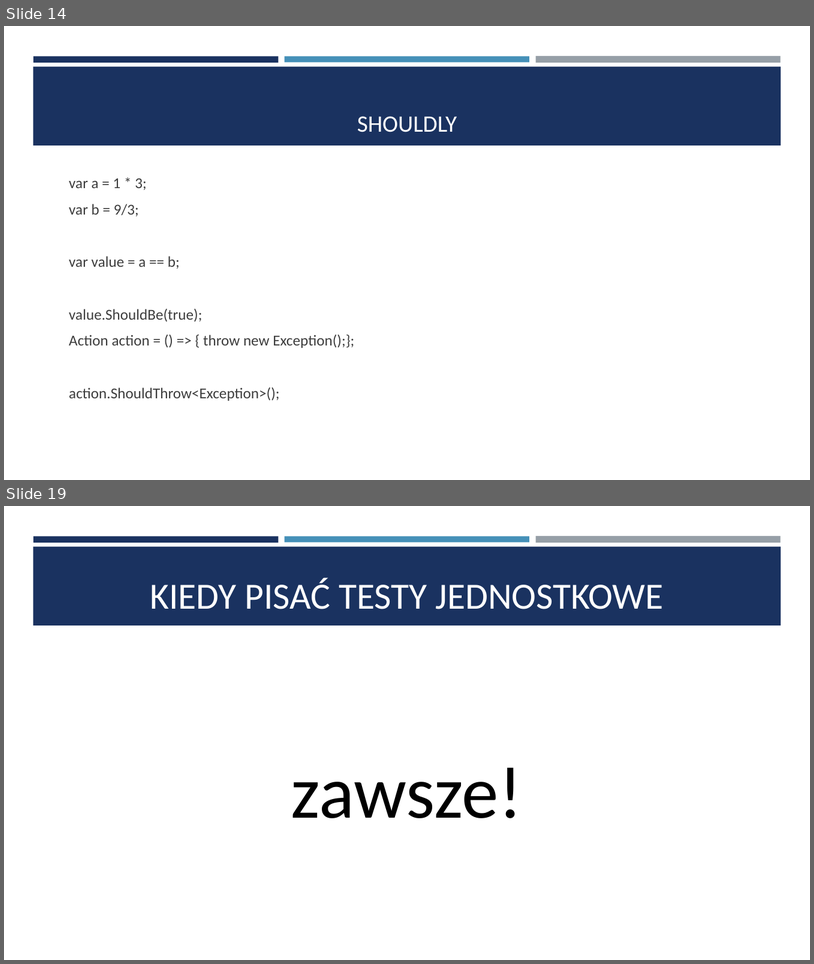
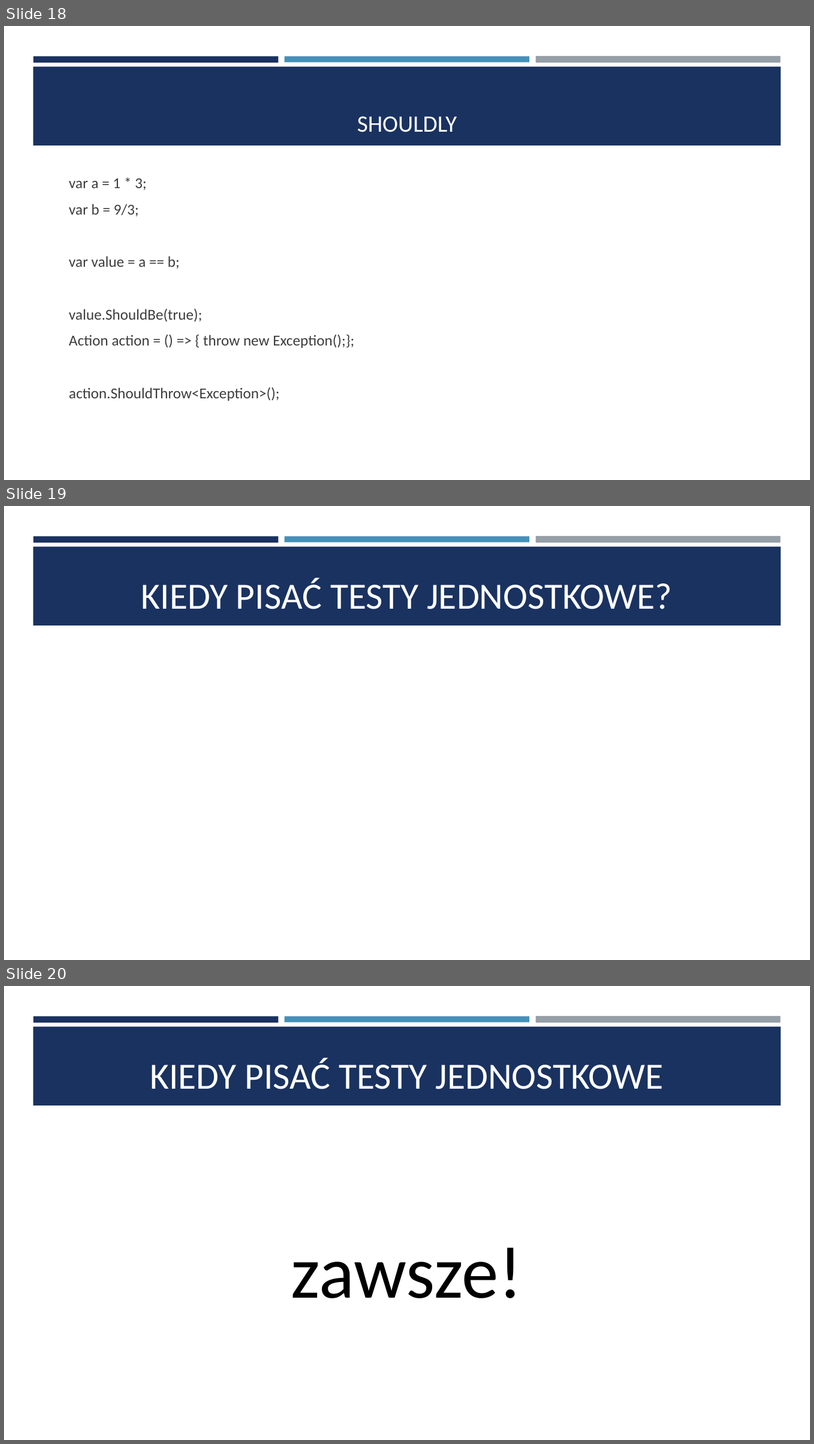
Before and after one commit to saamed/unit-test-workshops, a slide deck: docs/Testy jednostkowe.pptx. Shown one above the other, each under a label of ours: slides 14 and 19 before the commit, slides 18, 19 and 20 after it; the slides between them are not shown. The pictures are 814x964 and 814x1444 pixels, drawn with LibreOffice and Linux fonts; fonts in the diff are those of the drawing. Boxes give left, top, right and bottom in pixels: in the first picture for what was removed or moved away, otherwise in the second. Text is boxed around its words. In the diff, an @@ line names an element or a change of style, - is before the commit and + after.

Commit message:
reorganizacja prezentacji

```diff
--- a/docs/Testy jednostkowe.pptx
+++ b/docs/Testy jednostkowe.pptx
@@ slide 19 added at box(4, 506, 810, 960), background #FFFFFF; not listed: 4 template elements that a slide beside it also shows @@
@@ title added at box(141, 578, 672, 609), 44 pt, text #FFFFFF @@
+KIEDY PISAĆ TESTY JEDNOSTKOWE?
@@ what was slide 14 is now slide 18 @@
@@ what was slide 19 is now slide 20 @@
```
